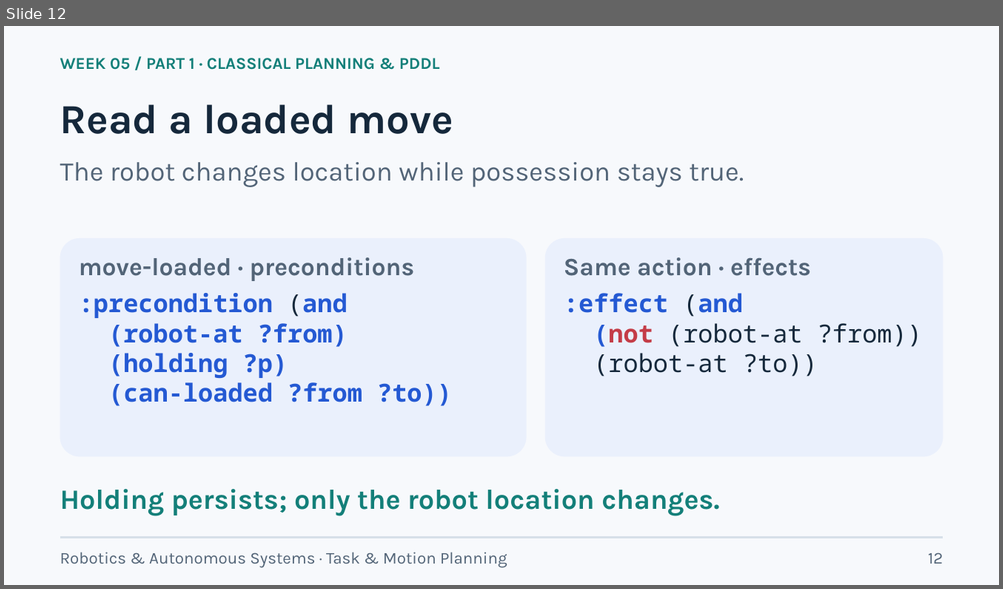
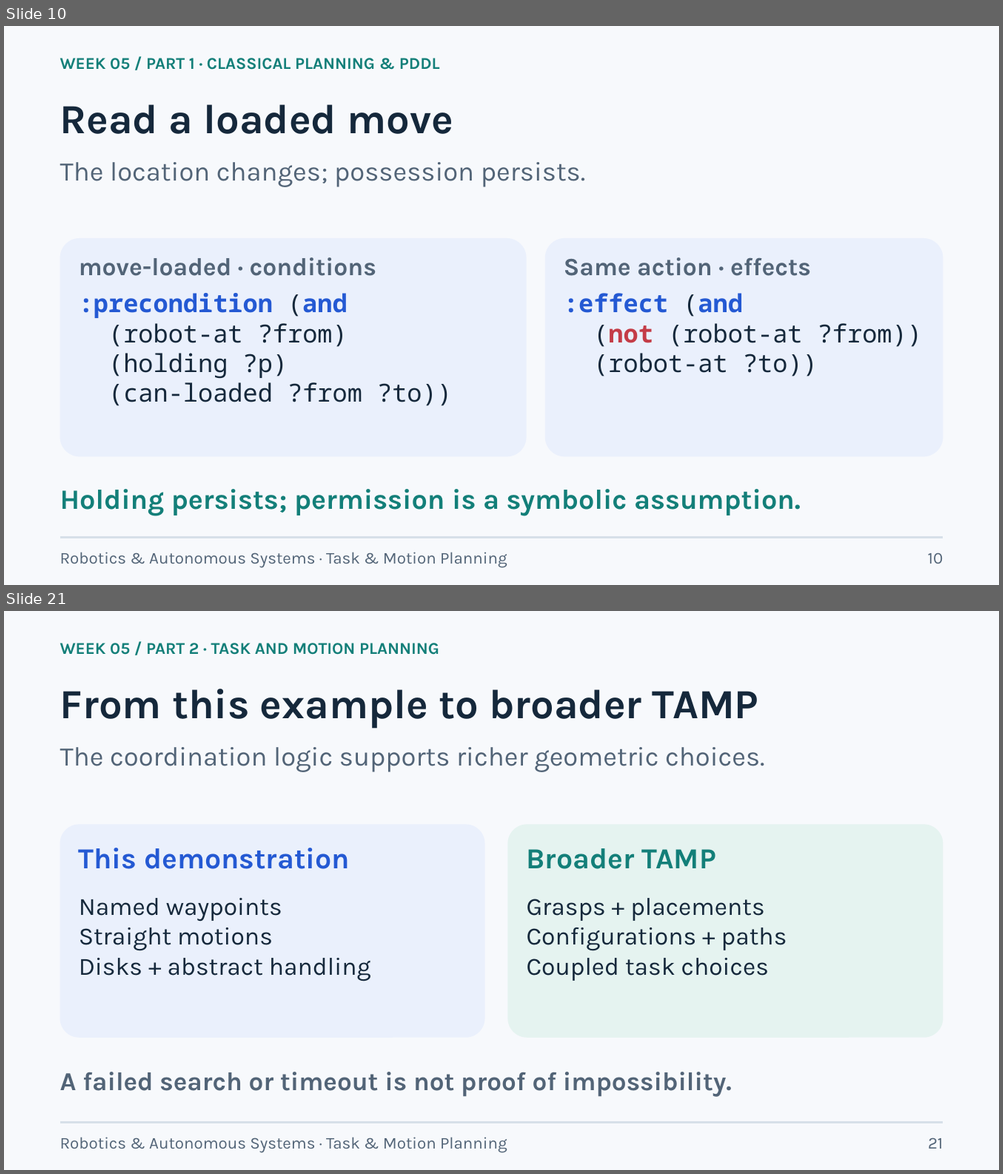
Before and after one commit to lifshitg/robotics-course-demos, a slide deck: week05_task_motion_planning/CLASSICAL_PLANNING_AND_TAMP.pptx. Shown one above the other, each under a label of ours: slide 12 before the commit, slides 10 and 21 after it; the slides between them are not shown. The pictures are 1003x589 and 1003x1174 pixels, drawn with LibreOffice and Linux fonts; fonts in the diff are those of the drawing. Boxes give left, top, right and bottom in pixels: in the first picture for what was removed or moved away, otherwise in the second. Text is boxed around its words. In the diff, an @@ line names an element or a change of style, - is before the commit and + after.

Commit message:
updated week05 presentation

```diff
--- a/week05_task_motion_planning/CLASSICAL_PLANNING_AND_TAMP.pptx
+++ b/week05_task_motion_planning/CLASSICAL_PLANNING_AND_TAMP.pptx
@@ slide 21 added at [4,611,999,1170], background #F7F9FC @@
@@ text added at [60,643,439,655], 16 pt, text #137F79, bold @@
+WEEK 05 / PART 2 · TASK AND MOTION PLANNING
@@ text added at [60,689,759,729], 40 pt, text #15283B, bold @@
+From this example to broader TAMP
@@ text added at [60,747,765,772], 26 pt, text #526477 @@
+The coordination logic supports richer geometric choices.
@@ rounded rectangle added at [60,824,484,1038], fill #EAF0FC @@
@@ rounded rectangle added at [508,824,942,1038], fill #E5F3F0 @@
@@ text added at [79,848,350,869], 28 pt, text #2459D3, bold @@
+This demonstration
@@ text added at [526,849,716,869], 28 pt, text #137F79, bold @@
+Broader TAMP
@@ text added at [79,898,371,982], 24 pt, text #15283B @@
+Named waypoints
+Straight motions
+Disks + abstract handling
@@ text added at [526,898,787,981], 24 pt, text #15283B @@
+Grasps + placements
+Configurations + paths
+Coupled task choices
@@ text added at [60,1072,731,1097], 25 pt, text #526477, bold @@
+A failed search or timeout is not proof of impossibility.
@@ line added from (60, 1123) to (942, 1123), #D7E0E9 2.2 pt @@
@@ text added at [60,1137,507,1153], 16 pt, text #526477 @@
+Robotics & Autonomous Systems · Task & Motion Planning
@@ text added at [928,1138,942,1149], 16 pt, text #526477 @@
+21
@@ what was slide 12 is now slide 10 @@
@@ slide 10 changed as well @@
@@ text at [60,162,585,187]: text changed @@
-The robot changes location while possession stays true.
+The location changes; possession persists.
@@ text at [79,258,376,276]: text changed @@
-move-loaded · preconditions
+move-loaded · conditions
@@ text at [79,293,452,406]: text changed @@
-:precondition (and
-(robot-at ?from)
-(holding ?p)
-(can-loaded ?from ?to))
+:precondition (and
+(robot-at ?from)
+(holding ?p)
+(can-loaded ?from ?to))
@@ text at [563,293,922,377]: text changed @@
-:effect (and
-(not (robot-at ?from))
-(robot-at ?to))
+:effect (and
+(not (robot-at ?from))
+(robot-at ?to))
@@ text at [60,489,800,517]: text changed @@
-Holding persists; only the robot location changes.
+Holding persists; permission is a symbolic assumption.
@@ text at [928,553,943,564]: text changed @@
-12
+10
```
Also in this commit, not shown: 12 other slides changed, 9 other slides added, 14 slides removed, 47 other files.
